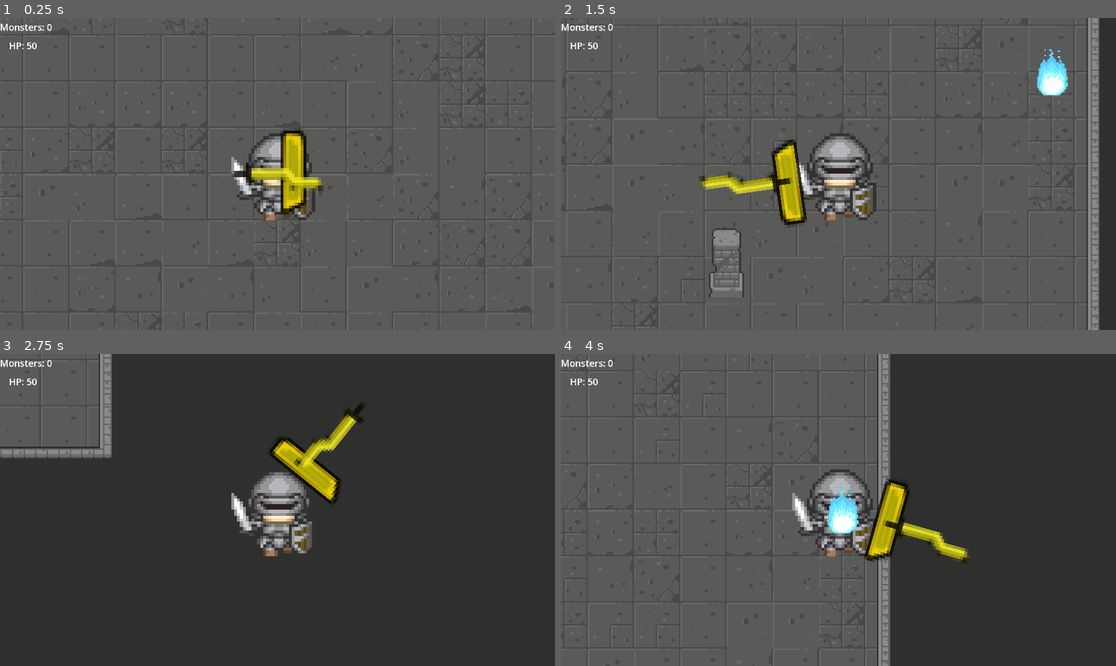
Above: before the commit, frames 1-4 (two rows, left to right).
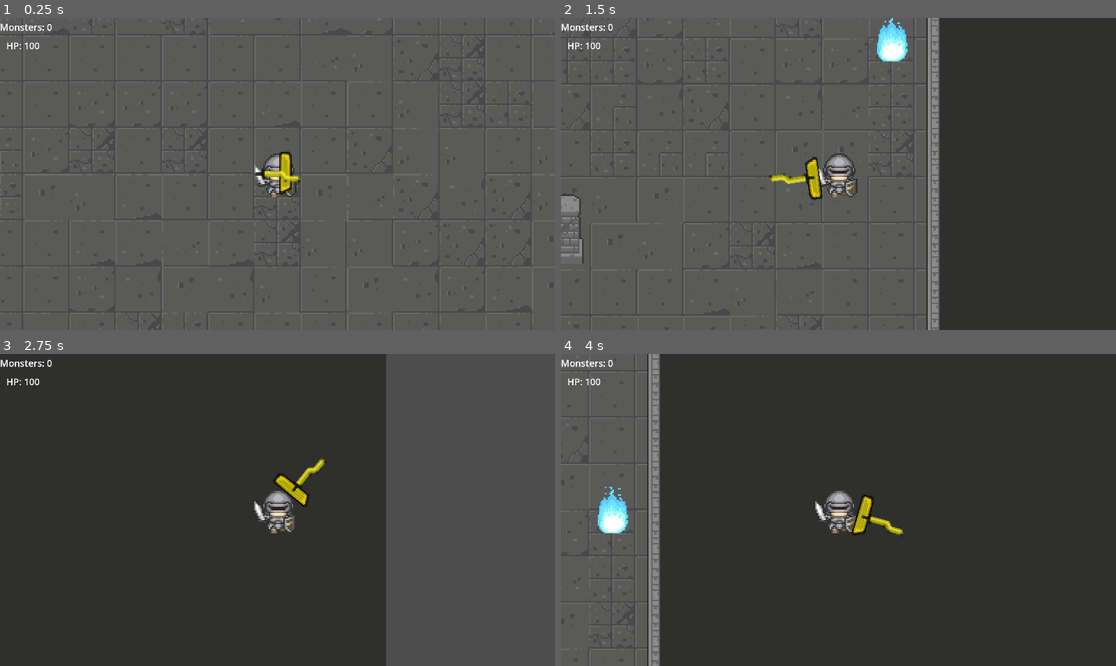
Above: after the commit, the same moments.

Repository: zstenger93/GitHub_Game_Off_2023
Game: Godot game, scene res://Scenes/main_scene.tscn
Two runs of this game, one before a commit and one after it. Both use one fixed random seed, a clock stepped at 60 frames per second and the inputs below.
Inputs (mouse positions are in pixels of both pictures, inside the frame that each line leads up to):
- Up to frame 1 (0.25 s): no input
- Up to frame 2 (1.5 s): tap Enter at 0.5 s; move the mouse to (960, 158) at 0.52 s; press the mouse at (960, 158) at 0.53 s; hold Right (move_right) 0.53-1.28 s; right-click (960, 158) at 0.8 s; move the mouse to (727, 189) at 1.27 s; release the mouse at (727, 189) at 1.28 s; hold S (move_down) from 1.28 s (still down); right-click (727, 189) at 1.35 s
- Up to frame 3 (2.75 s): click (166, 525) at 1.55 s; move the mouse to (333, 441) at 2.02 s; release S (move_down) at 2.03 s; press the mouse at (333, 441) at 2.03 s; hold Right (move_right) from 2.03 s (still down); right-click (333, 441) at 2.3 s
- Up to frame 4 (4 s): move the mouse to (810, 572) at 2.77 s; release Right (move_right) at 2.78 s; release the mouse at (810, 572) at 2.78 s; hold Up (move_up) 2.78-3.53 s; right-click (810, 572) at 2.85 s; click (810, 572) at 3.05 s; move the mouse to (1005, 556) at 3.52 s; press the mouse at (1005, 556) at 3.53 s; hold A (move_left) from 3.53 s (still down); right-click (1005, 556) at 3.8 s

The runs differ from the first frame. In frame 1, 2.9% of the frame differs, in the area x 1-59%, y 7-65%; in frame 2, 37%; in frame 3, 41%; in frame 4, 44%, in the area x 0-74%, y 0-100%.

Commit message:
Modular code, sword inversion works

Diff:
--- a/Scales_Of_Anubis/Scripts/Player.gd
+++ b/Scales_Of_Anubis/Scripts/Player.gd
@@ -9,7 +9,7 @@
 var speedDIV : float = 3.0
 var shieldOffset : float = 12.0
 var khopeshOffset : float = 32.0
-var health : float = 50.0
+var health : float = 100.0
 var baseHealth : float = 100;
 
 func take_damage(damage):
@@ -20,11 +20,7 @@
 	if health <= 0:
 		get_tree().reload_current_scene()
 
-func _physics_process(_delta):
-	var speed = baseSpeed - (baseHealth - health)
-	var size = baseHealth / health;
-	sprite.scale = Vector2(size, size)
-	var totalVelocity : float = sqrt(velocity.x * velocity.x + velocity.y * velocity.y)
+func _movment(speed, totalVelocity):
 	if velocity.x != 0:
 		if velocity.x > 0 && velocity.x < (speed / speedDIV / 2):
 			velocity.x = 0
@@ -59,14 +55,29 @@
 		if velocity.x < speed * speedMP:
 			if totalVelocity < speed * speedMP:
 				velocity.x += speed
+
+func _changeSize(size):
 	var mouse_position = get_global_mouse_position()
 	var direction = (mouse_position - sprite.global_position).normalized()
+	if size > 4:
+		size = 4
 	shield.scale = Vector2(size, size)
+	sprite.scale = Vector2(size, size)
 	khopesh.scale = Vector2(size, size)
+	var distanceFromMouse = sprite.position.distance_to(mouse_position)
 	if Input.is_action_pressed("left_click_down"):
-		shield.position  = sprite.position + direction * shieldOffset * size
-		shield.look_at(mouse_position)
+		shield.position = sprite.position + direction * shieldOffset * size
+		shield.look_at(mouse_position + direction * shieldOffset * size)
 	if Input.is_action_pressed("right_click_down"):
-		khopesh.position  = sprite.position + direction * khopeshOffset * size
-		khopesh.look_at(mouse_position)
+		khopesh.position = sprite.position + direction * khopeshOffset * size
+		khopesh.look_at(mouse_position + direction * khopeshOffset * size)
+
+func _physics_process(_delta):
+	var speed = baseSpeed - (baseHealth - health)
+	var size = 1
+	if health != 0:
+		size = baseHealth / health;
+	var totalVelocity : float = sqrt(velocity.x * velocity.x + velocity.y * velocity.y)
+	_movment(speed, totalVelocity)
+	_changeSize(size)
 	move_and_slide()
